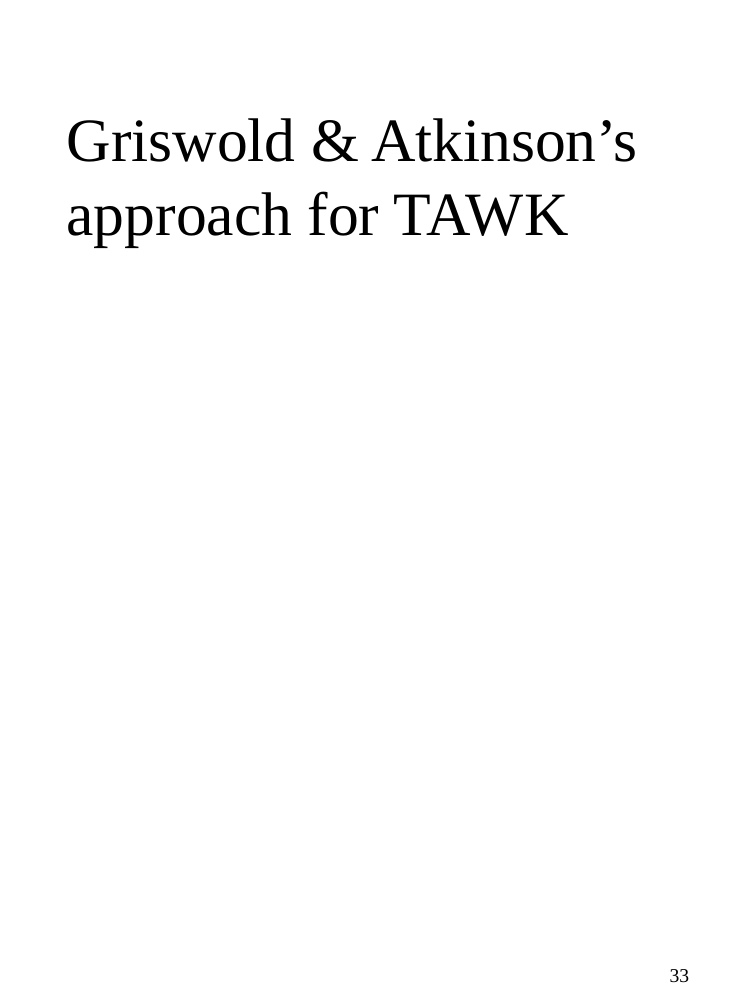
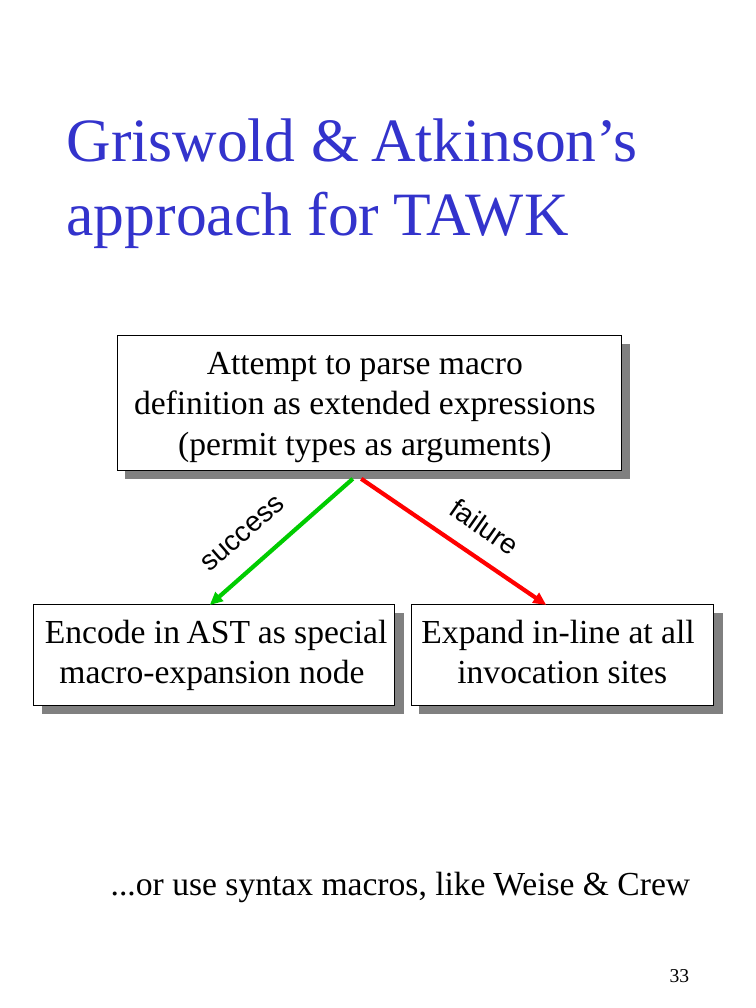
Before and after one commit to gjbadros/empirical_macros, a slide deck: slide 33 of cpp/paper/pcp3.ppt. Drawn at 756x1008 pixels with LibreOffice and Linux fonts; fonts in the diff are those of the drawing. Boxes give left, top, right and bottom in pixels: in the first picture for what was removed or moved away, otherwise in the second. Text is boxed around its words. In the diff, an @@ line names an element or a change of style, - is before the commit and + after.

```diff
--- a/cpp/paper/pcp3.ppt
+++ b/cpp/paper/pcp3.ppt
@@ title "Griswold & Atkinson’s approach for ..." at (x1=67, y1=118, x2=638, y2=246): text colour #000000 to #3333CC @@
@@ rectangle added at (x1=118, y1=336, x2=622, y2=470), fill #FFFFFF, outline #000000 0.74 pt @@
@@ text added at (x1=134, y1=351, x2=596, y2=461), 24 pt, text #000000 @@
+Attempt to parse macro
+definition as extended expressions
+(permit types as arguments)
@@ text added at (x1=180, y1=475, x2=300, y2=588), 20 pt, text #000000 @@
+success
@@ arrow added from (353, 479) to (210, 605), #00CC00 3 pt @@
@@ arrow added from (361, 479) to (546, 605), #FF0000 3 pt @@
@@ text added at (x1=432, y1=480, x2=537, y2=572), 20 pt, text #000000 @@
+failure
@@ rectangle added at (x1=33, y1=605, x2=394, y2=706), fill #FFFFFF, outline #000000 0.74 pt @@
@@ text added at (x1=45, y1=619, x2=387, y2=690), 24 pt, text #000000 @@
+Encode in AST as special
+macro-expansion node
@@ rectangle added at (x1=411, y1=605, x2=714, y2=706), fill #FFFFFF, outline #000000 0.74 pt @@
@@ text added at (x1=421, y1=619, x2=695, y2=684), 24 pt, text #000000 @@
+Expand in-line at all
+invocation sites
@@ text added at (x1=111, y1=871, x2=690, y2=902), 24 pt, text #000000 @@
+...or use syntax macros, like Weise & Crew
```
Also in this commit, not shown: 30 other slides changed, 4 slides added, 5 slides removed.
